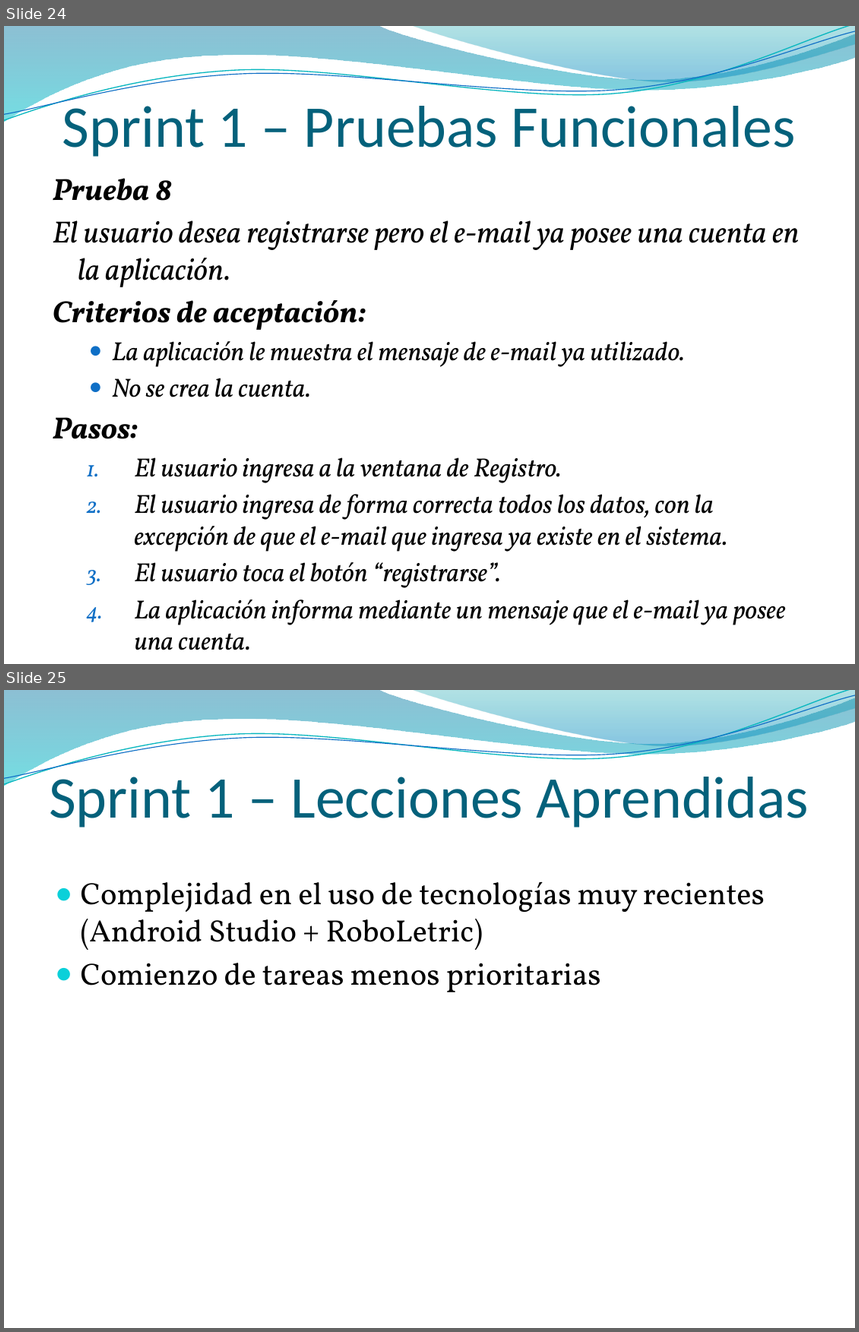
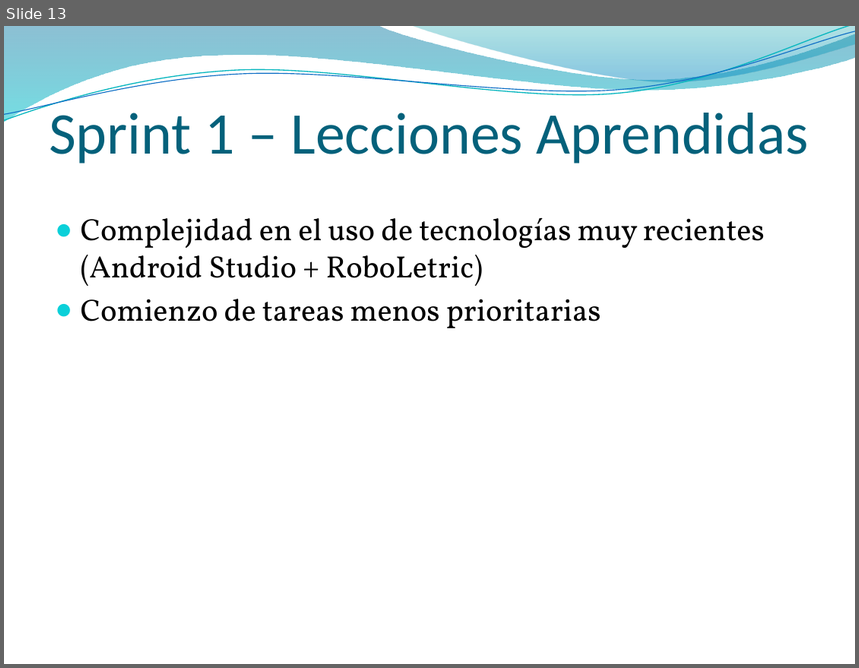
Before and after one commit to dschenkelman/a-malazan-wolvering, a slide deck: docs/Reuniones/Sprint 1 - Formal/Presentacion.pptx. Shown one above the other, each under a label of ours: slides 24 and 25 before the commit, slide 13 after it. The pictures are 859x1332 and 859x668 pixels, drawn with LibreOffice and Linux fonts; fonts in the diff are those of the drawing; background and template pictures are left out. Boxes give left, top, right and bottom in pixels: in the first picture for what was removed or moved away, otherwise in the second. Text is boxed around its words. In the diff, an @@ line names an element or a change of style, - is before the commit and + after.

```diff
--- a/docs/Reuniones/Sprint 1 - Formal/Presentacion.pptx
+++ b/docs/Reuniones/Sprint 1 - Formal/Presentacion.pptx
@@ slide 24 removed at box(4, 26, 855, 664), background picture (left out); not listed: 4 template elements that a slide beside it also shows @@
@@ title removed at box(63, 97, 796, 157) @@
-Sprint 1 – Pruebas Funcionales
@@ text removed at box(53, 178, 800, 626) @@
-Prueba 8
-El usuario desea registrarse pero el e-mail ya posee una cuenta en la aplicación.
-Criterios de aceptación:
-  ● La aplicación le muestra el mensaje de e-mail ya utilizado.
-  ● No se crea la cuenta.
-Pasos:
-  1. El usuario ingresa a la ventana de Registro.
-  2. El usuario ingresa de forma correcta todos los datos, con la excepción de que el e-mail que ingresa ya existe en el sistema.
-  3. El usuario toca el botón “registrarse”.
-  4. La aplicación informa mediante un mensaje que el e-mail ya posee una cuenta.
@@ what was slide 25 is now slide 13 @@
```
Also in this commit, not shown: 1 slide changed, 1 slide added, 12 other slides removed.
